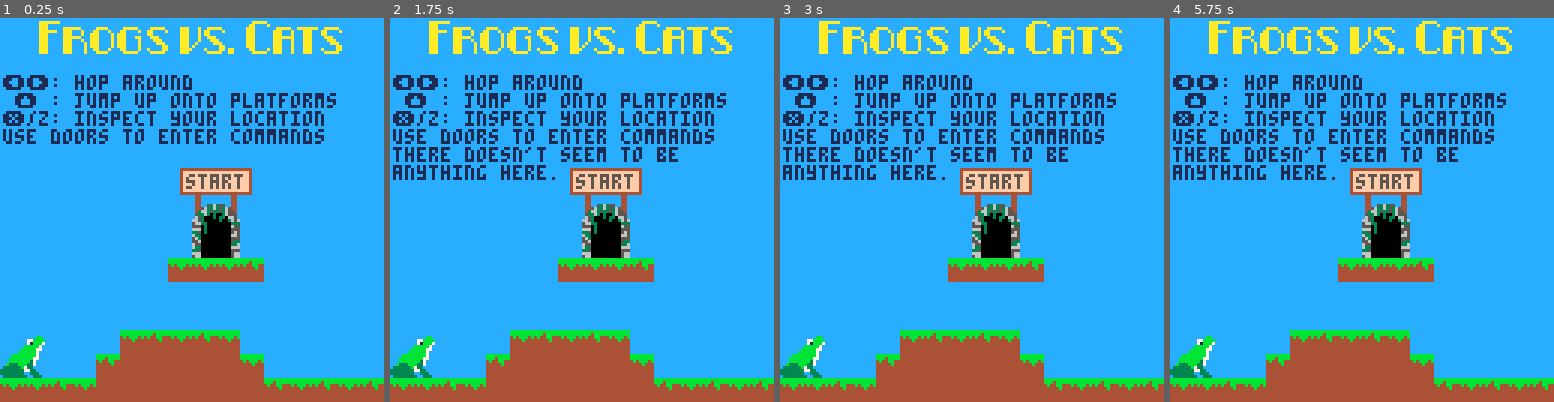
Above: before the commit, frames 1-4 (left to right).
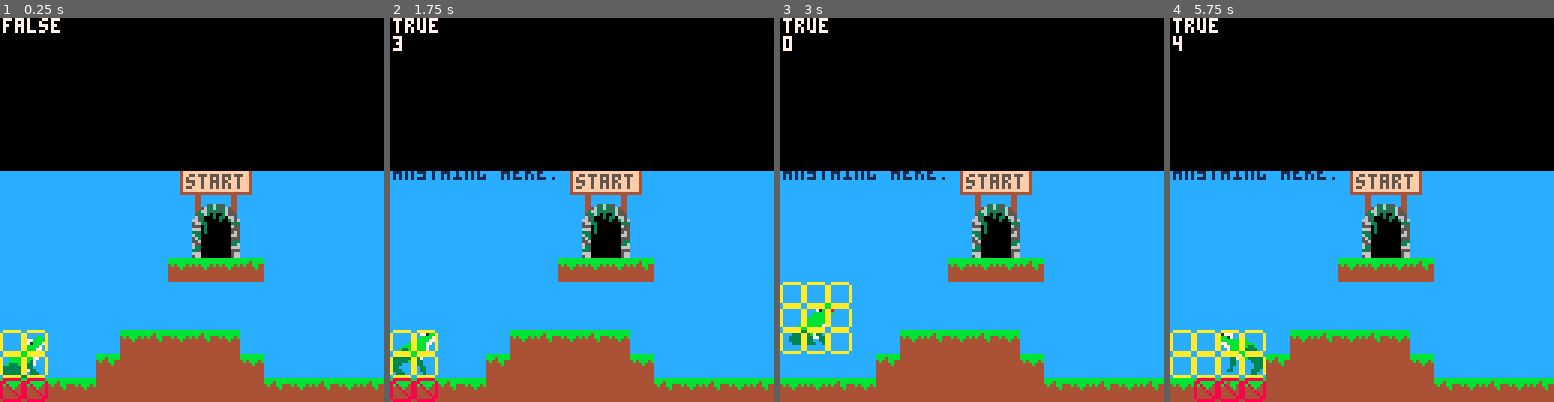
Above: after the commit, the same moments.

Repository: cincodenada/frogsvscats
Game: PICO-8 cartridge frogsvscats.p8
Two runs of this game, one before a commit and one after it. Both use one fixed random seed, a clock stepped at 60 frames per second and the inputs below.
Inputs:
- Up to frame 1 (0.25 s): no input
- Up to frame 2 (1.75 s): tap X (X key) at 0.33, 1.07 s; tap O (Z key) at 0.7, 1.7 s; hold Right from 1.6 s (still down)
- Up to frame 3 (3 s): tap X (X key) at 1.85, 2.97 s; release Right at 2.1 s; tap O (Z key) at 2.1, 2.5, 2.9 s; hold Up 2.15-2.42 s; hold Right from 2.47 s (still down)
- Up to frame 4 (5.75 s): release Right at 3.03 s; hold Left 3.08-3.58 s; tap O (Z key) every 0.4 s from 3.3 to 5.7 s; hold Right 4.02-4.68 s; tap X (X key) at 4.08, 5.2 s; hold Up 4.73-5.03 s; hold Left 5.08-5.68 s

The runs differ from the first frame. In frame 1, 41% of the frame differs, in the area x 0-100%, y 0-100%; in frame 2, 41%; in frame 3, 42%; in frame 4, 43%.

Commit message:
Rework debug, better reset on attack

Diff:
--- a/frogsvscats.p8
+++ b/frogsvscats.p8
@@ -491,7 +491,7 @@
 end
 function game:update()
 	self.debug_blocks = {}
-	self.debug = ""
+	self.debug = {}
 	self.player:update()
 	for c in all(self.cats) do
 		c:update()
@@ -520,7 +520,7 @@
 	self.player:draw()
 	for c in all(self.cats) do c:draw() end
 	for i in all(self.items) do i:draw() end
-	if(self.debug!="") game:draw_debug()
+	if(#self.debug!=0) game:draw_debug()
 
 end
 function game:draw_texts(bg)
@@ -554,7 +554,7 @@
 	end
 end
 function game:dbg(txt)
-	self.debug = self.debug..txt.."\n"
+	add(self.debug, txt)
 end
 function game:draw_debug()
 	for b in all(self.debug_blocks) do
@@ -564,7 +564,9 @@
 		self:save_camera()
 		camera(0,0)
 		rectfill(0,0,128,50,0)
-		print(self.debug,1,0,7)
+		cursor(1,0)
+		color(7)
+		foreach(self.debug, print)
 		self:load_camera()
 	end
 end
@@ -881,12 +883,14 @@
 	end
 end
 function entity:update_anim()
+	game:dbg(self.anim_state.active)
 	if(self.anim_state.active) then
+		game:dbg(self:get_sprite().cur_frame)
 		-- the slow here is a global slow for debug
 		-- separate from frame slows
-		self.sprite:move_frame(self:fpf()/self.slow)
-
-		if(not self.anim_state.looping and self.sprite:entered(0)) then
+		self:get_sprite():move_frame(self:fpf()/self.slow)
+
+		if(not self.anim_state.looping and self:get_sprite():entered(0)) then
 			self.anim_state.active = false
 			-- frame slows on one-shots expire
 			self.frame_slow = {}
@@ -898,6 +902,10 @@
 function entity:set_frame(which)
 	self:get_sprite():set_frame(which)
 end
+function entity:reset_anim()
+	self:set_frame(0)
+	self.anim_state.active = false
+end
 function entity:set_frame_slow(first, last, slow)
 	for n=first,last do
 		self.frame_slow[n] = slow
@@ -906,9 +914,9 @@
 function entity:fpf()
 	-- flag 8 is 2-frame sprites
 	local frame_slow = 1
-	if(self.frame_slow[self.sprite:frame()]) then
-		frame_slow = self.frame_slow[self.sprite:frame()]
-	elseif(self.sprite:flag(8)) then
+	if(self.frame_slow[self:get_sprite():frame()]) then
+		frame_slow = self.frame_slow[self:get_sprite():frame()]
+	elseif(self:get_sprite():flag(8)) then
 		frame_slow = 2
 	end
 
@@ -1055,7 +1063,7 @@
 function frog:update_jump()
 	if(self.jumping) then
 		-- manage start/end of jump
-		if(self.sprite:entered(5)) then
+		if(self:get_sprite():entered(5)) then
 			-- start movement
 			-- if we're gonna run into something, make it a leap
 			local jump_x = 16
@@ -1077,15 +1085,15 @@
 			end
 		end
 
-		if(self.sprite:entered(13) and self.next_jump and not self:is_floating()) then
+		if(self:get_sprite():entered(13) and self.next_jump and not self:is_floating()) then
 			if(self.leaping_up) then
 				game:play_sound("leap")
 			else
 				game:play_sound("hop")
 			end
 			self.next_jump = false
-			self.sprite:set_frame(4)
-		elseif(self.sprite:entered(0)) then
+			self:get_sprite():set_frame(4)
+		elseif(self:get_sprite():entered(0)) then
 			self:reset_jump()
 		end
 	end
@@ -1104,10 +1112,10 @@
 end
 function frog:attack()
 	self.attacking = true
+	self:reset_jump()
+	self:reset_anim()
+	self:clear_move()
 	self:set_sprite('attack')
-	self:reset_jump()
-	self:clear_move()
-	self:set_frame(0)
 	self:animate(false)
 	sfx(18)
 	sfx(19)
@@ -1139,7 +1147,7 @@
 	super(player).update(self)
 	self:update_jump()
 
-	if(self.y - self.sprite.h > 127) then
+	if(self.y - self:get_sprite().h > 127) then
 		game:play_sound("die")
 	-- only start player at the very beginning the first time
 		game:reset(200)
